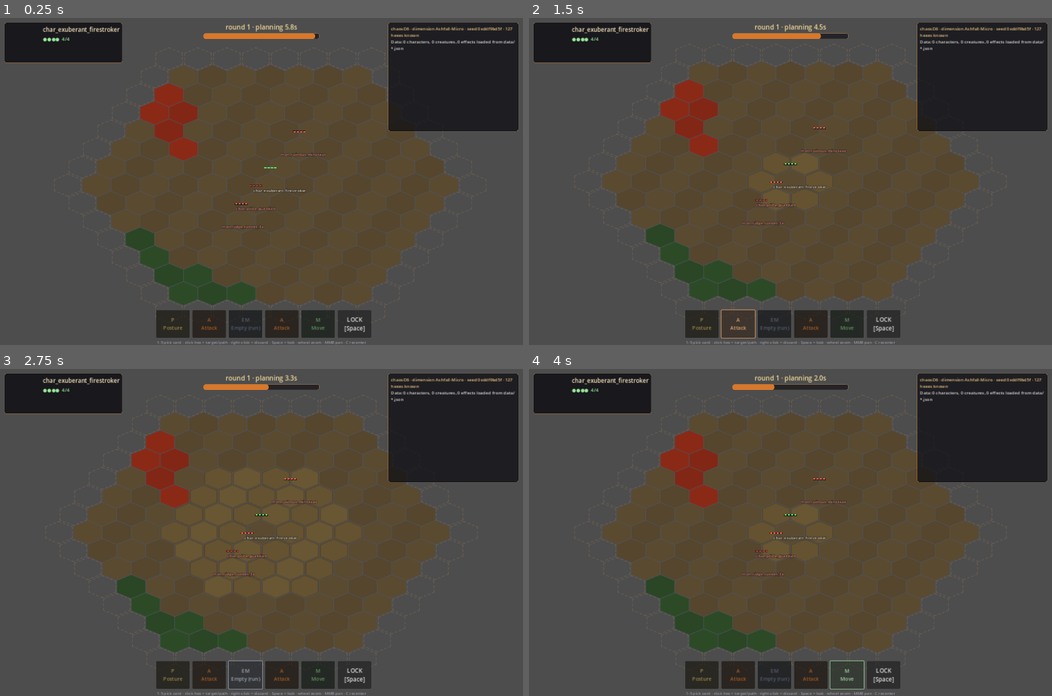
Above: before the commit, frames 1-4 (two rows, left to right).
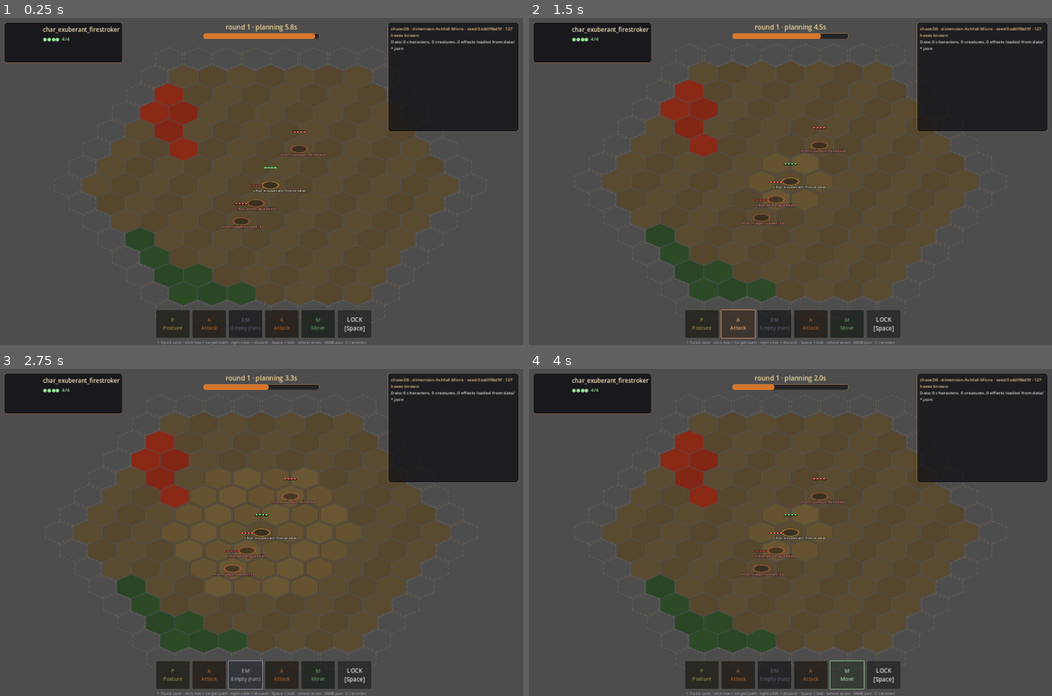
Above: after the commit, the same moments.

Repository: Galterian/Radicle
Game: Godot game, scene res://scenes/Main.tscn
The game is run twice, just before and just after one commit, with the same random seed, the same clock (stepped at 60 frames per second) and the same inputs.
Inputs:
- Up to frame 1 (0.25 s): no input
- Up to frame 2 (1.5 s): click "P Posture" at 0.5 s; click "A Attack" at 1.25 s
- Up to frame 3 (2.75 s): click "EM Empty (run)" at 2 s
- Up to frame 4 (4 s): click "A Attack" at 2.75 s; click "M Move" at 3.5 s

The runs differ from the first frame. In frame 1, 0.2% of the frame differs, in the area x 44-59%, y 39-64%; in frame 2, 0.2%, in the area x 42-58%, y 37-63%; in frame 3, 0.2%; in frame 4, 0.2%.

Commit message:
feat: add feature layer for buildings on walkable hexes and adjust spawn logic for nearest walkable hex

Diff:
--- a/godot/scripts/Game.gd
+++ b/godot/scripts/Game.gd
@@ -73,9 +73,18 @@
 	map.hex_clicked.connect(_on_hex_clicked)
 	map.hex_hovered.connect(_on_hex_hovered)
 
+	# Buildings / permanents on walkable biome hexes. Lives above the terrain
+	# (HexMap) and below entities. Deterministic from (dim_seed, q, r), so every
+	# new reveal fills in with the right features automatically.
+	var features := FeatureLayer.new()
+	features.name = "Features"
+	add_child(features)
+	features.setup(gen)
+
 	ents_root = Node2D.new()
 	ents_root.name = "Entities"
 	ents_root.y_sort_enabled = true
+	ents_root.z_index = 10
 	add_child(ents_root)
 
 	fx = FxPlayer.new()
@@ -98,8 +107,11 @@
 	net.name = "Net"
 	add_child(net)
 
+	# Spawn: snap each default spawn to the nearest walkable hex (otherwise a
+	# player spawning on a lava or water biome can't move).
 	for s in DEFAULT_SPAWN:
-		spawn(s.id, s.kind, s.faction, s.at)
+		var at: Vector2i = gen.nearest_walkable(s.at, 5)
+		spawn(s.id, s.kind, s.faction, at)
 	var p := player_entity()
 	if p != null:
 		gen.reveal_around(p.hex, REVEAL_RADIUS, "genesis")
